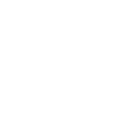
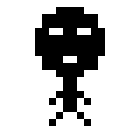
Layered file, before and after one edit (140 x 140). Changes by layer:
showed group "Player 2" (18 layers) over left=35, top=7, right=105, bottom=126
showed group "Still" (4 layers) over left=35, top=7, right=105, bottom=126
showed "Still - front" over left=35, top=7, right=105, bottom=126
